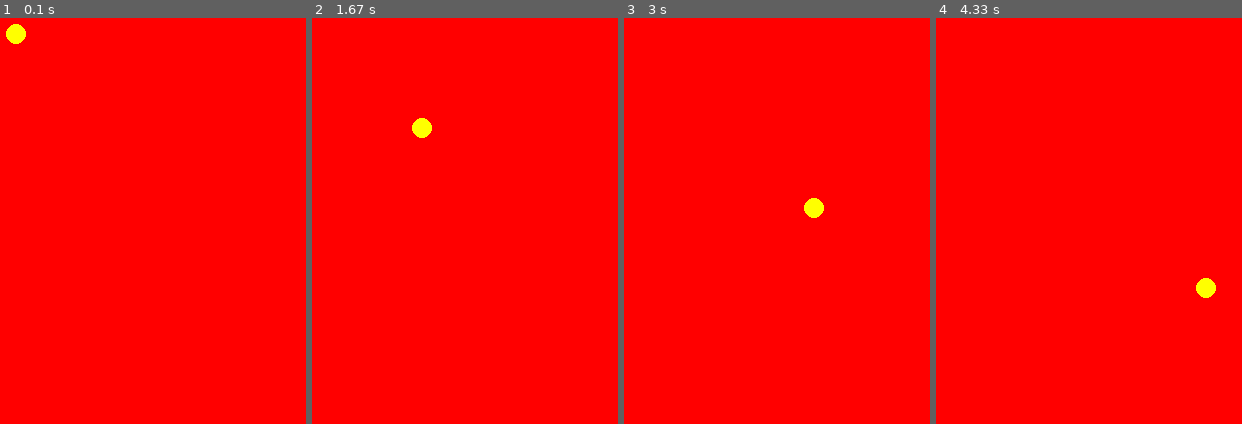
Above: before the commit, frames 1-4 (left to right).
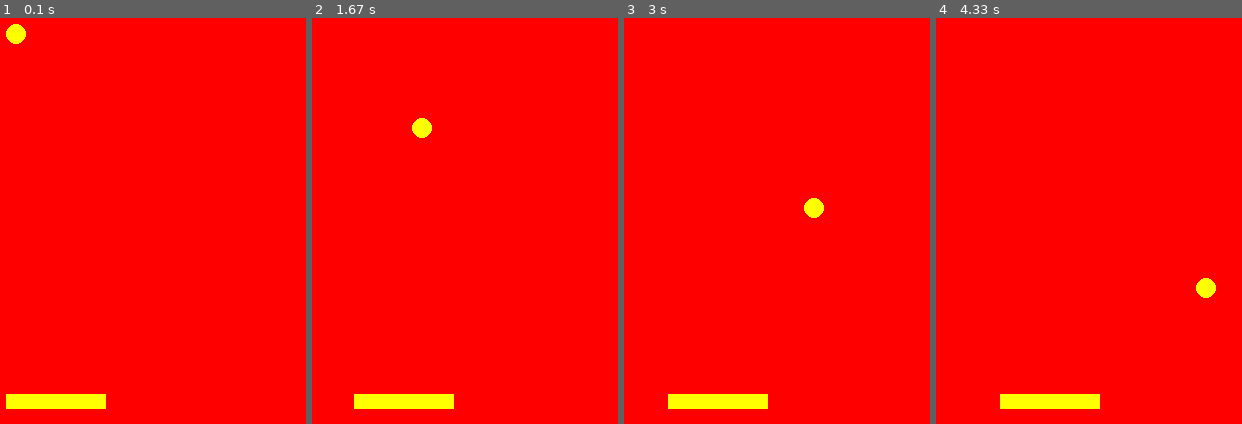
Above: after the commit, the same moments.

Repository: jona3D/Pygame_raqueta
Game: pygame game, started from game.py
Two runs of this game, one before a commit and one after it. Both use one fixed random seed, a clock stepped at 60 frames per second and the inputs below.
Inputs:
- Up to frame 1 (0.1 s): no input
- Up to frame 2 (1.67 s): hold Right 0.33-0.8 s; hold Right 0.83-1.3 s; hold Left from 1.33 s (still down)
- Up to frame 3 (3 s): release Left at 1.87 s; hold Left 1.9-2.3 s; hold Right 2.33-2.97 s
- Up to frame 4 (4.33 s): hold Left 3-3.47 s; hold Right 3.5-3.97 s; hold Right from 4 s (still down)

The runs differ from the first frame. In frame 1, 1.2% of the frame differs, in the area x 1-35%, y 92-97%; in frame 2, 1.2%; in frame 3, 1.2%; in frame 4, 1.2%.

Commit message:
Patron pygame y confeti

Diff:
--- /dev/null
+++ b/PatronPygame.py
@@ -0,0 +1,23 @@
+import pygame as pg
+
+
+pg.init() #Inicialiador de pygame. Siempre debe estar en el código
+
+pantalla = pg.display.set_mode((600,800)) #Creación de nuestra pantalla o lienzo donde vamos a hacer cosas
+
+game_over = False #Booleano para inicializar el bucle
+
+while not game_over: # Bucle del juego
+    eventos = pg.event.get() #Detección de los eventos. Lista que captura los eventos. Deben estar en el bucle
+
+    for evento in eventos: # Con este iterador haremos cosas con los eventos
+        if evento.type == pg.QUIT: #Evento que produce la salida. Cerrar ventana
+            game_over = True
+
+    # Refrescar la pantalla
+    pantalla.fill((255,0,0))
+
+    # Paso a la memoria de pantalla para que se dibuje y aparezca en la pantalla
+    pg.display.flip()
+
+pg.quit() #Para cerrar la ventana y matar el juego
--- /dev/null
+++ b/confeti.py
@@ -0,0 +1,75 @@
+import pygame as pg
+import random as rd
+
+pg.init()
+
+class Bola:
+    def __init__(self, padre: pg.Surface, x, y, color = (255,255,255), radio = 10):
+        self.x = x
+        self.y = y
+        self.color = color
+        self.radio = radio
+        self.vx = 1
+        self.vy = 1
+        self.padre = padre
+
+
+    def mover(self):
+        self.x += self.vx
+        self.y += self.vy
+
+        if self.x <= self.radio or self.x >= self.padre.get_width() - self.radio:
+            self.vx *= -1
+
+        if self.y <= self.radio or self.y >= self.padre.get_height() - self.radio:
+            self.vy *= -1
+
+    def dibujar(self):
+        pg.draw.circle(self.padre,self.color,(self.x, self.y), self.radio)
+
+
+class Game:
+    def __init__(self, ancho = 600, alto = 800):
+        self.pantalla = pg.display.set_mode((ancho, alto))
+        self.bolas = []
+        for i in range(rd.randint(2,10)):
+            radio = rd.randint(5,50)
+            x = rd.randint(radio, ancho -radio)
+            y = rd.randint(radio, alto-radio)
+            color = (rd.randint(0,255),
+                    rd.randint(0,255),
+                    rd.randint(0,255)
+                    )
+            bola = Bola(x,y,self.pantalla,color,radio)
+            bola.vx = rd.randint(5,15) * rd.choice([-1,1])
+            bola.vy = rd.randint(5,15) * rd.choice([-1,1])
+            self.bolas.append(bola)
+
+
+    def bucle_ppal(self):
+        game_over = False
+
+        while not game_over:
+
+            eventos = pg.event.get()
+            for evento in eventos:
+                if evento.type == pg.QUIT:
+                    game_over = True
+
+            self.pantalla.fill ((255,0,0))
+
+            for bola in self.bolas:
+                bola.mover()
+                bola.dibujar()
+
+
+
+            pg.display.flip()
+
+
+if __name__ == "__main__":
+    pg.init()
+    game = Game()
+    game.bucle_ppal()
+
+    pg.quit()
--- a/game.py
+++ b/game.py
@@ -1,4 +1,3 @@
-from termios import VEOL
 import pygame as pg
 pg.init()
 
@@ -27,12 +26,38 @@
         pg.draw.circle(self.padre,self.color,
                 (self.x, self.y), self.radio)
 
+class Raqueta:
+    def __init__(self, padre, x, y, ancho, alto,color = (255,255,0)):
+        self.padre = padre
+        self.x = x
+        self.y = y
+        self.color = color
+        self.ancho = ancho
+        self.alto = alto
+        self.vx = 1
+        self.vy = 0
+
+    def dibujar(self):
+        pg.draw.rect(self.padre, self.color, (self.x, self.y, self.ancho, self.alto))
+
+    def mover(self):
+        teclas = pg.key.get_pressed()
+        if teclas[pg.K_LEFT]:
+            self.x -= self.vx
+        if teclas[pg.K_RIGHT]:
+            self.x += self.vx
+
+        if self.x <= 0:
+            self.x = 0
+        if self.x + self.ancho >= self.padre.get_width():
+            self.x = self.padre.get_width() - self.ancho
 
 class Game:
     def __init__(self, ancho = 600, alto = 800):
         self.pantalla = pg.display.set_mode((ancho, alto))
+        self.titulo = pg.display.set_caption("Juego Raquetas")
         self.bola = Bola(self.pantalla,ancho // 2, alto // 2, (255,255,0))
-
+        self.raqueta = Raqueta(self.pantalla, ancho//2, alto-30, 100,15)
 
 
     def bucle_ppal(self):
@@ -45,9 +70,23 @@
                 if evento.type == pg.QUIT:
                     game_over = True
 
+                """if evento.type == pg.KEYDOWN:
+                    if evento.type == pg.K_LEFT:
+                        self.raqueta.x -= self.raqueta.vx
+
+                    if evento.type == pg.K_RIGHT:
+                        self.raqueta.x += self.raqueta.vx
+
+                if evento.type == pg.KEYUP:
+                    if evento.key in (pg.K_LEFT, pg.K_RIGHT):
+                        self.raqueta.vx = 0"""
+
+
             self.bola.mover()
+            self.raqueta.mover()
             self.pantalla.fill ((255,0,0))
             self.bola.dibujar()
+            self.raqueta.dibujar()
 
 
             pg.display.flip()
